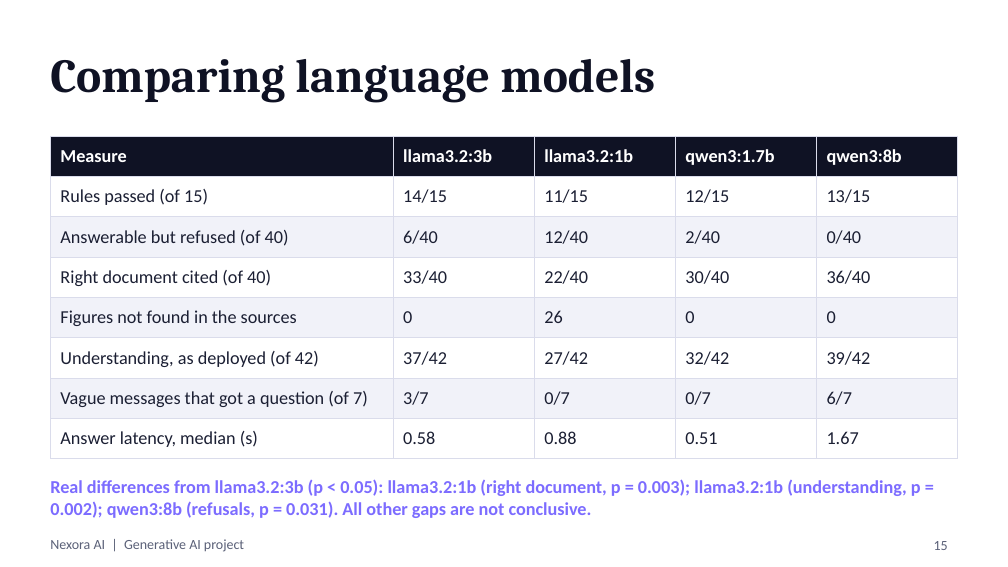
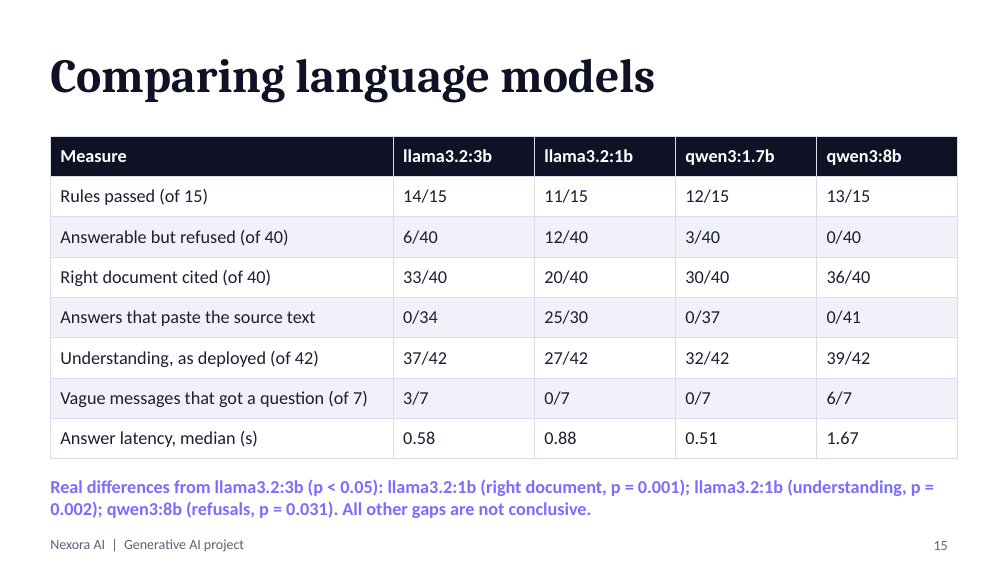
Before and after one commit to NANTHIESH/NexoraAI, a slide deck: slide 15 of docs/Nexora-AI-presentation-v2.pptx. Drawn at 1008x567 pixels with LibreOffice and Linux fonts; fonts in the diff are those of the drawing. Boxes give left, top, right and bottom in pixels: in the first picture for what was removed or moved away, otherwise in the second. Text is boxed around its words. In the diff, an @@ line names an element or a change of style, - is before the commit and + after.

```diff
--- a/docs/Nexora-AI-presentation-v2.pptx
+++ b/docs/Nexora-AI-presentation-v2.pptx
@@ table at box(50, 136, 958, 451) @@
-row 3, column 4: 2/40
+row 3, column 4: 3/40
-row 4, column 3: 22/40
+row 4, column 3: 20/40
-row 5: Figures not found in the sources | 0 | 26 | 0 | 0
+row 5: Answers that paste the source text | 0/34 | 25/30 | 0/37 | 0/41
@@ text at box(50, 479, 921, 518): text changed @@
-Real differences from llama3.2:3b (p < 0.05): llama3.2:1b (right document, p = 0.003); llama3.2:1b (understanding, p = 0.002); qwen3:8b (refusals, p = 0.031). All other gaps are not conclusive.
+Real differences from llama3.2:3b (p < 0.05): llama3.2:1b (right document, p = 0.001); llama3.2:1b (understanding, p = 0.002); qwen3:8b (refusals, p = 0.031). All other gaps are not conclusive.
```
Also in this commit, not shown: 1 other slide changed, 29 other files.
